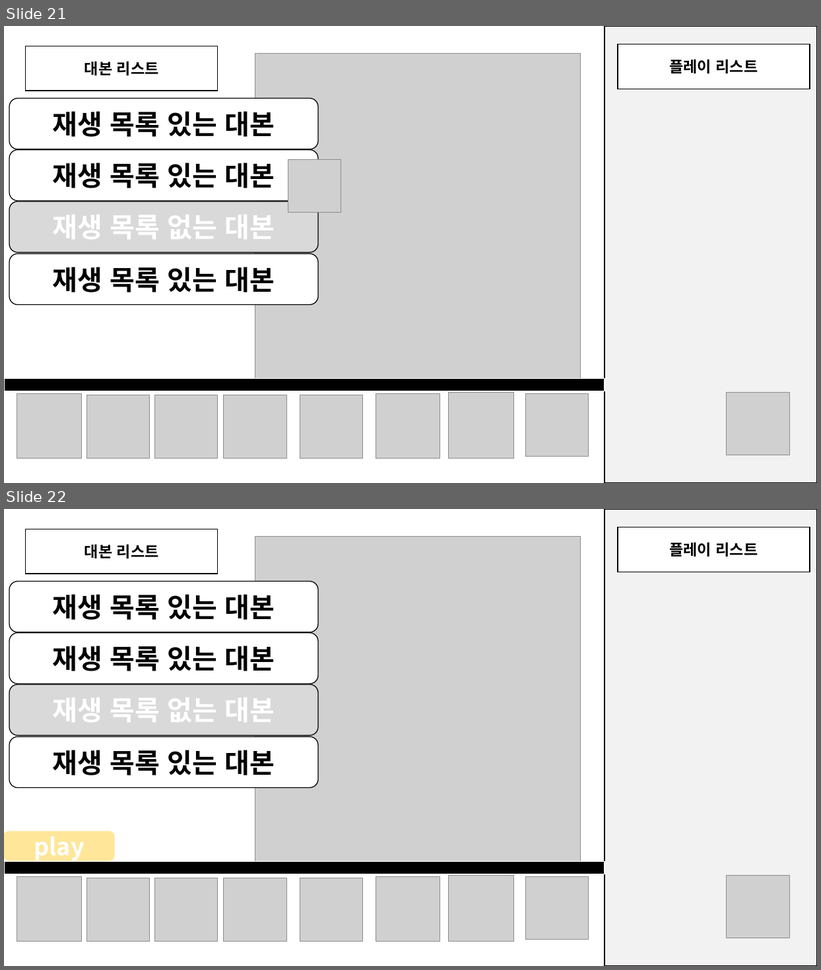
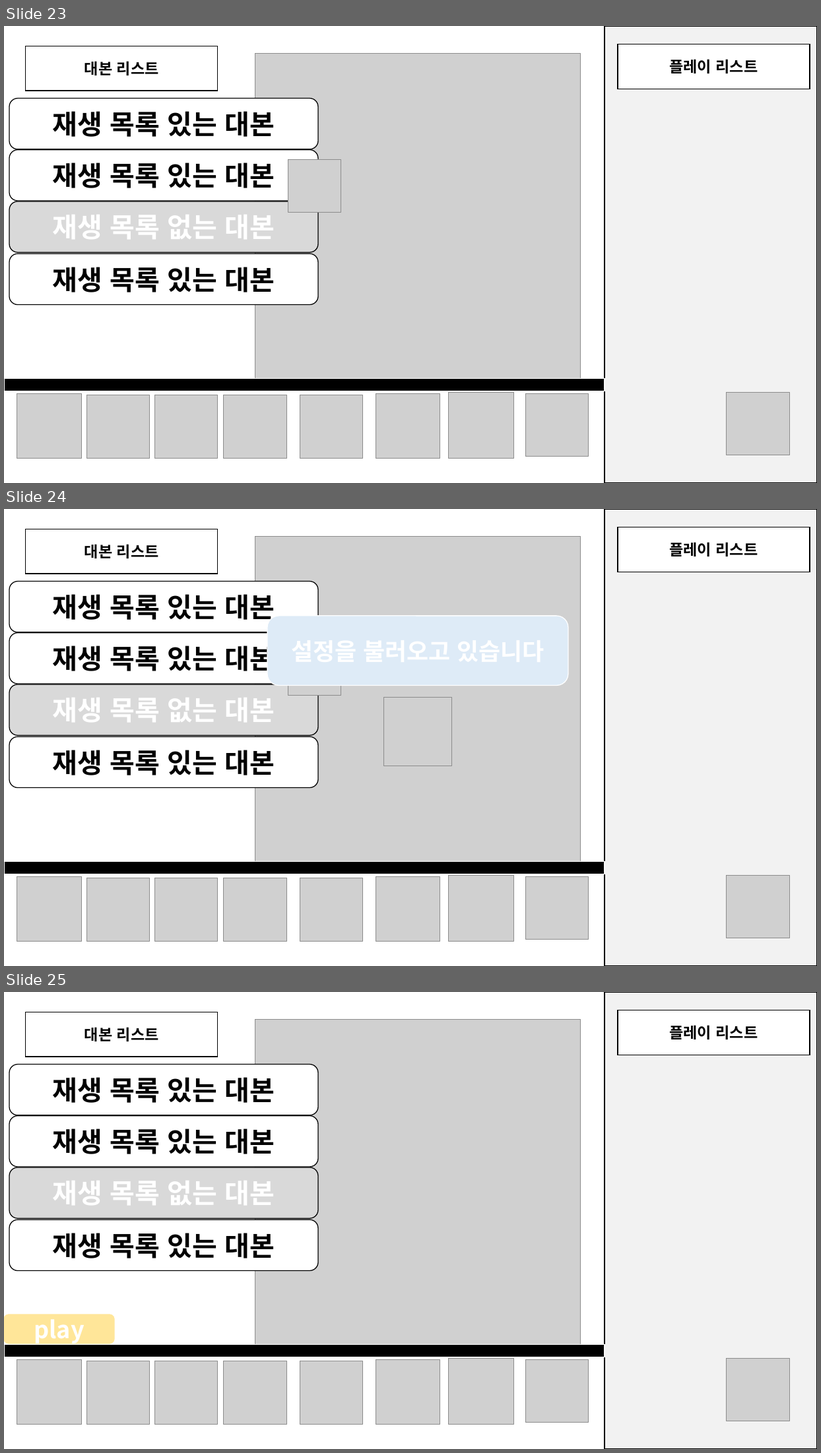
Before and after one commit to incheonCapston-2019/capston-idea-1, a slide deck: 20191127/20191127_캡스톤_TestCase발표.pptx. Shown one above the other, each under a label of ours: slides 21 and 22 before the commit, slides 23, 24 and 25 after it. The pictures are 821x970 and 821x1453 pixels, drawn with LibreOffice and Linux fonts; fonts in the diff are those of the drawing; grey boxes stand for pictures. Boxes give left, top, right and bottom in pixels: in the first picture for what was removed or moved away, otherwise in the second. Text is boxed around its words. In the diff, an @@ line names an element or a change of style, - is before the commit and + after.

```diff
--- a/20191127/20191127_캡스톤_TestCase발표.pptx
+++ b/20191127/20191127_캡스톤_TestCase발표.pptx
@@ slide 24 added at [4, 509, 817, 966], background #FFFFFF @@
@@ rectangle added at [605, 509, 817, 966], fill #F2F2F2, outline #000000 1 pt @@
@@ rectangle added at [618, 527, 810, 572], fill #FFFFFF, outline #000000 1 pt, 18 pt, text #000000, bold @@
+플레이 리스트
@@ rectangle added at [25, 529, 217, 574], fill #FFFFFF, outline #000000 1 pt, 18 pt, text #000000, bold @@
+대본 리스트
@@ picture added at [255, 537, 580, 861] @@
@@ rounded rectangle added at [9, 582, 319, 633], fill #FFFFFF, outline #000000 1 pt, 32 pt, text #000000, bold @@
+재생 목록 있는 대본
@@ rounded rectangle added at [267, 616, 569, 685], fill #DEEBF7, outline #FFFFFF 1 pt @@
@@ rounded rectangle added at [9, 633, 319, 684], fill #FFFFFF, outline #000000 1 pt, 32 pt, text #000000, bold @@
+재생 목록 있는 대본
@@ picture added at [288, 642, 341, 696] @@
@@ rounded rectangle added at [9, 685, 319, 736], fill #D9D9D9, outline #000000 1 pt, 32 pt, text #FFFFFF, bold @@
+재생 목록 없는 대본
@@ picture added at [384, 698, 452, 766] @@
@@ rounded rectangle added at [9, 737, 319, 788], fill #FFFFFF, outline #000000 1 pt, 32 pt, text #000000, bold @@
+재생 목록 있는 대본
@@ rectangle added at [4, 861, 605, 875], fill #000000, outline #FFFFFF 1 pt @@
@@ picture added at [17, 877, 81, 941] @@
@@ picture added at [87, 879, 150, 941] @@
@@ picture added at [154, 879, 217, 941] @@
@@ picture added at [224, 879, 286, 941] @@
@@ picture added at [300, 879, 362, 941] @@
@@ picture added at [376, 877, 440, 941] @@
@@ picture added at [449, 875, 515, 941] @@
@@ picture added at [526, 877, 589, 940] @@
@@ picture added at [727, 875, 789, 939] @@
@@ what was slide 21 is now slide 23 @@
@@ what was slide 22 is now slide 25 @@
```
Also in this commit, not shown: 3 slides changed, 2 other slides added, 1 other file.
